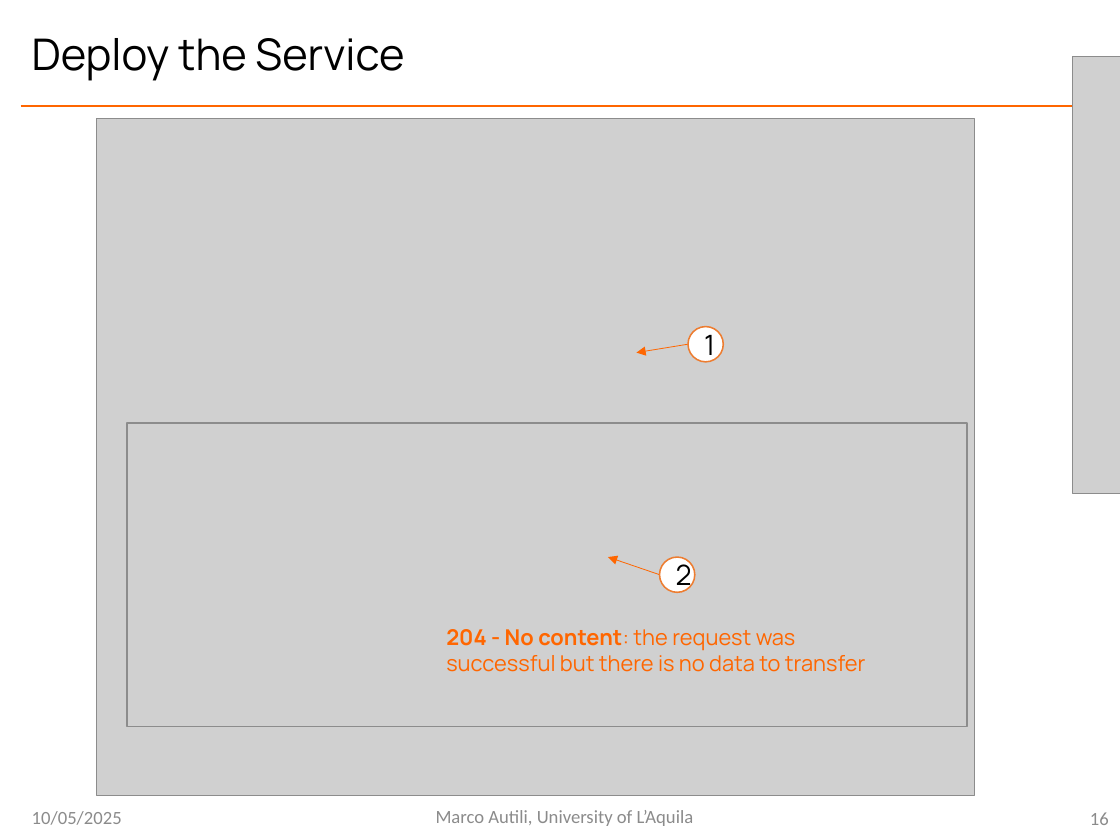
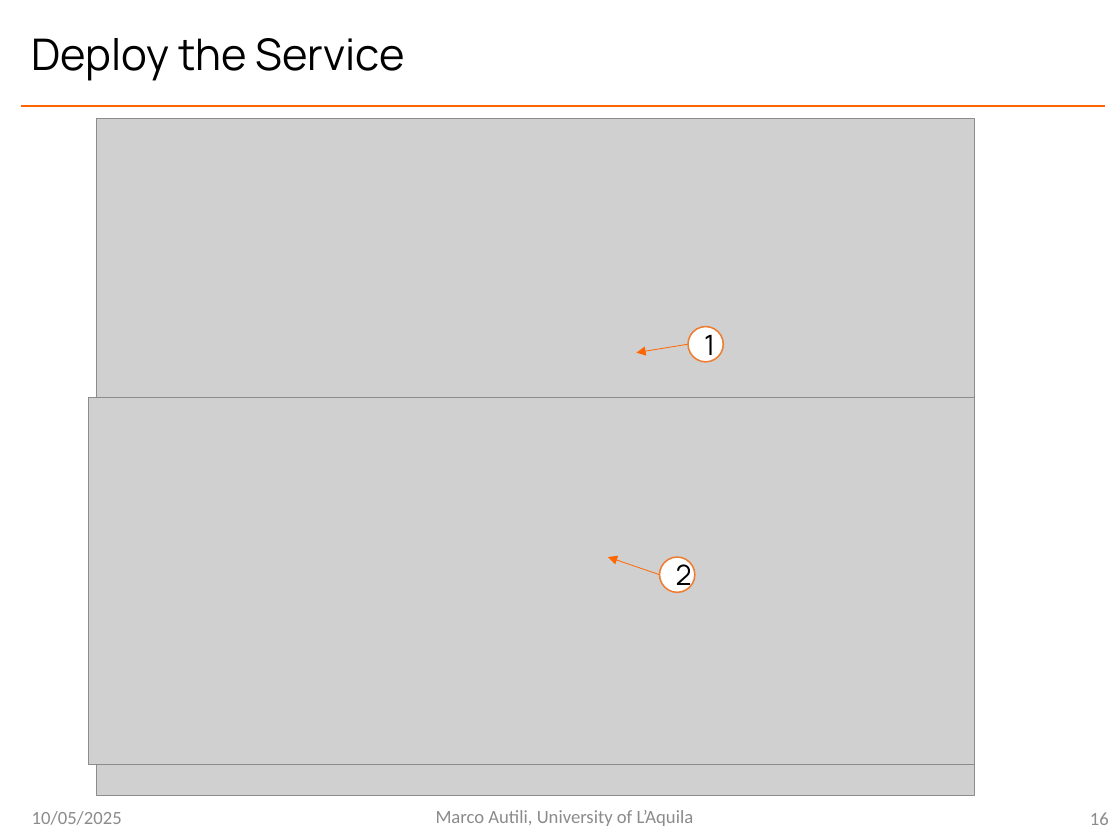
Before and after one commit to m4rylu/SOSE-projects, a slide deck: slide 16 of Midterm part 2/3_3-1 bis - Developing REST WS with Apache CXF-Maven and Asynch.pptx. Drawn at 1120x840 pixels with LibreOffice and Linux fonts; fonts in the diff are those of the drawing; grey boxes stand for pictures. Boxes give left, top, right and bottom in pixels: in the first picture for what was removed or moved away, otherwise in the second. Text is boxed around its words. In the diff, an @@ line names an element or a change of style, - is before the commit and + after.

Commit message:
the last yalla yalla i swear

```diff
--- a/Midterm part 2/3_3-1 bis - Developing REST WS with Apache CXF-Maven and Asynch.pptx
+++ b/Midterm part 2/3_3-1 bis - Developing REST WS with Apache CXF-Maven and Asynch.pptx
@@ picture: place and size @@
-picture at (1072,57,1120,494)
+picture at (88,398,974,765)
@@ picture removed at (127,423,967,727) @@
@@ text removed at (446,629,866,672) @@
-204 - No content: the request was successful but there is no data to transfer
```
